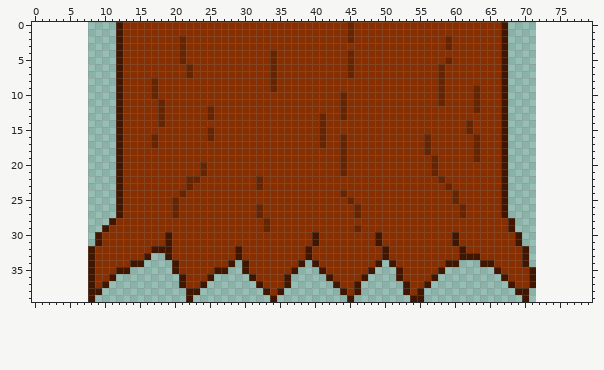
A pixel-art file gets an edit: res/sprite/graphic9.aseprite. Above, as it was before the edit.
64x40 pixels, 1 frame. The old version is drawn lined up with the new one, on the new canvas.
And afterwards:
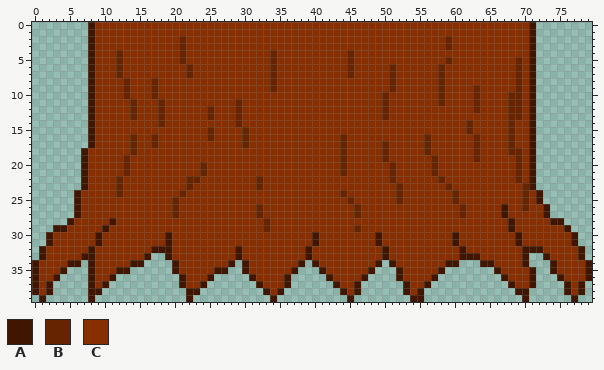
Palette (. is transparent): A #401600  B #662400  C #872f00
Changes in this commit:
canvas 64x40 -> 80x40, the old top-left corner now at 8,0
Changed rows in their new state; - is an unchanged pixel.
first column x 0:
 0 --------ACCCC--------------------------------C---------------------CCCCA--------
 1 --------ACCCC--------------------------------C---------------------CCCCA--------
 2 --------ACCCC--------------------------------C---------------------CCCCA--------
 3 --------ACCCC------------------------------------------------------CCCCA--------
 4 --------ACCCB------------------------------------------------------CCCCA--------
 5 --------ACCCB------------------------------------------------------CCBCA--------
 6 --------ACCCB--------------------------------------B---------------CCBCA--------
 7 --------ACCCB--------------------------------------B---------------CCBCA--------
 8 --------ACCCCB-------------------------------------B---------------CCBCA--------
 9 --------ACCCCB-------------------------------------B---------------CCBCA--------
10 --------ACCCCB------------------------------C-----B----------------CBBCA--------
11 --------ACCCC-B--------------B--------------C-----B----------------CBBCA--------
12 --------ACCCC-B--------------B--------------C-----B----------------CBBCA--------
13 --------ACCCC-B--------------B-----------C--C-----B----------------CBBCA--------
14 --------ACCCC----------------B-----------C-------------------------CBCCA--------
15 --------ACCCC-----------------B----------C-------------------------CBCCA--------
16 --------ACCCC-B---------------B----------C-------------------------CBCCA--------
17 --------ACCCC-B---------------B----------C--------B----------------CBCCA--------
18 -------ACCCCC-B-----------------------------------B----------------CBBCA--------
19 -------ACCCCCB------------------------------------B----------------CCBCA--------
20 -------ACCCCCB-------------------------------------B---------------CCBCA--------
21 -------ACCCCCB-------------------------------------B---------------CCBCA--------
22 -------ACCCCB--------------------------------------B---------------CCBCA--------
23 -------ACCCCB---------------------------------------B--------------CCCBA--------
24 ------ACCCCCB---------------------------------------B--------------CCCBCA-------
25 ------ACCCCCC---------------------------------------B--------------CCCBCA-------
26 ------ACCCCCC-------------------------------------------------------CCBCCA------
27 ------ACCCCCC-------------------------------------------------------CCCCCA------
28 -----ACCCCC----------------------------------------------------------CCCCCAA----
29 ---AACCCCC-----------------------------------------------------------CCCCCCCA---
30 --ACCCCCC-------------------------------------------------------------CCCCCCCA--
31 --ACCCCCC-------------------------------------------------------------CCCCCCCA--
32 -ACCCCCC---------------------------------------------------------------AACCCCCA-
33 -ACCCCCA-----------------------------------------------------------------ACCCCA-
34 ACCCCAA-------------------------------------------------------------------ACCCCA
35 ACCCA---------------------------------------------------------------------ACCCCA
36 ACCA-----------------------------------------------------------------------ACCCA
37 ACA-------------------------------------------------------------------------ACA-
38 ACA-------------------------------------------------------------------------ACA-
39 -A---------------------------------------------------------------------------A--
Changed places in both pictures, as pixel boxes (x1, y1, x2, y2):
changed: (32, 22, 137, 302)
changed: (347, 22, 354, 43)
changed: (501, 22, 592, 302)
changed: (382, 64, 403, 204)
changed: (319, 92, 347, 148)
changed: (235, 99, 249, 148)
